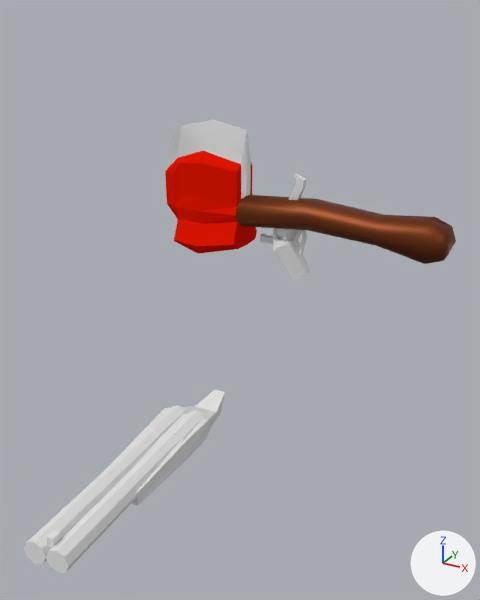
The Blender file Assets/Models/Items.blend, before and after one commit.
Camera for both pictures: a 50 mm lens placed at (0.809, -1.796, 0.61), pointed at (0.065, -0.444, -0.066). Every picture has the same lights, and +X, +Y and +Z are marked at lower right. The same objects are shown in both versions, whatever each file hides.

Objects in the first picture: 'Axe', 'Item.Bartender.001', 'Item.Detective'.
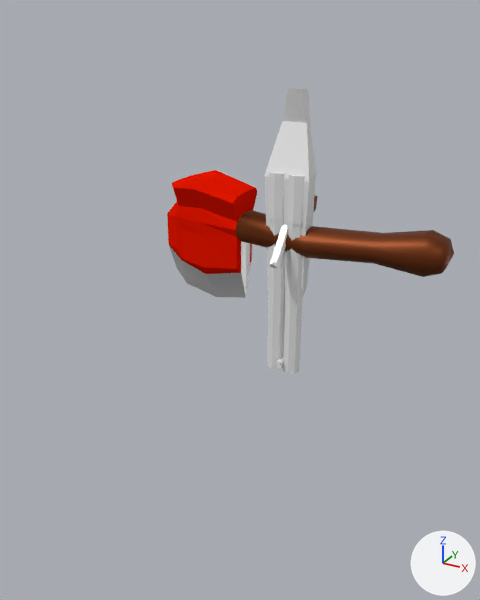
Where the newer file only moved an object's origin or applied its transform, the numbers keep the older frame.

Boxes (x1, y1, x2, y2) around the edits, measured in the pictures (480 x 600 px):
'Axe', mesh turned
    before: (165, 120, 456, 264)
    after: (167, 170, 454, 298)
'Item.Bartender.001', reshaped
    before: (24, 390, 225, 573)
    after: (264, 88, 316, 374)
'Item.Detective', recoloured, turned
    before: (260, 174, 310, 280)
    after: (269, 196, 318, 268)
part 3 of me_cylinder_008, recoloured
    before: (274, 241, 310, 280)
    after: (314, 196, 318, 211)

The change, as a diff of the scene's bpy script:
```diff
--- a/Assets/Models/Items.blend.py
+++ b/Assets/Models/Items.blend.py
@@ me_cube @@
 me_cube.from_pydata(...)  # 68 vertices, 57 faces; spans x -0.439..0.487, y 0.0..0.08, z -0.126..0.297
 # used by ob_axe; location = (0.0, 0.0, 0.0)
+# me_cube part 1: the whole mesh is turned -180 degrees about the x axis through the mesh origin
 me_cube.materials.append(mat_material_008_shine)
@@ me_cylinder_001 @@
 me_cylinder_001.from_pydata(...)  # 131 vertices, 97 faces; spans x 0.4..1.12, y -3.2..-2.42, z -0.18..4.95
 # used by ob_item_bartender_001; location = (0.0, 0.0, 0.0); rotation_euler = (-1.646, 0.0258, 0.0966), in degrees (-94, 1.5, 5.5); scale = (-0.204, -0.204, -0.204)
+# me_cylinder_001 part 2: the whole mesh is multiplied about its middle by the matrix ((0.995, 0.096, -0.026), (-0.018, -0.077, -0.997), (-0.098, 0.992, -0.075)), then moved by (-0.77, 3.0, -2.43)
@@ me_cylinder_008 @@
 me_cylinder_008.from_pydata(...)  # 120 vertices, 99 faces; spans x -0.029..0.028, y -0.138..0.165, z -0.103..0.12
 # used by ob_item_detective; location = (0.0, 0.0, 0.0); rotation_euler = (-2.052, 0.0, 1.571), in degrees (-118, 0, 90)
+# me_cylinder_008 part 3: all 9 faces centred in x -0.022..0.021, y 0.047..0.16, z 0.013..0.066 switch from no material to mat_wood_shine (brown #7a3b16)
+me_cylinder_008.materials.append(mat_material_008_shine)  # white #e7e7e7
@@ ob_item_detective @@
 ob_item_detective.location = (0.0, 0.0, 0.0)
-ob_item_detective.rotation_euler = (-2.052, 0.0, 1.571)  # degrees (-118, 0, 90)
```
